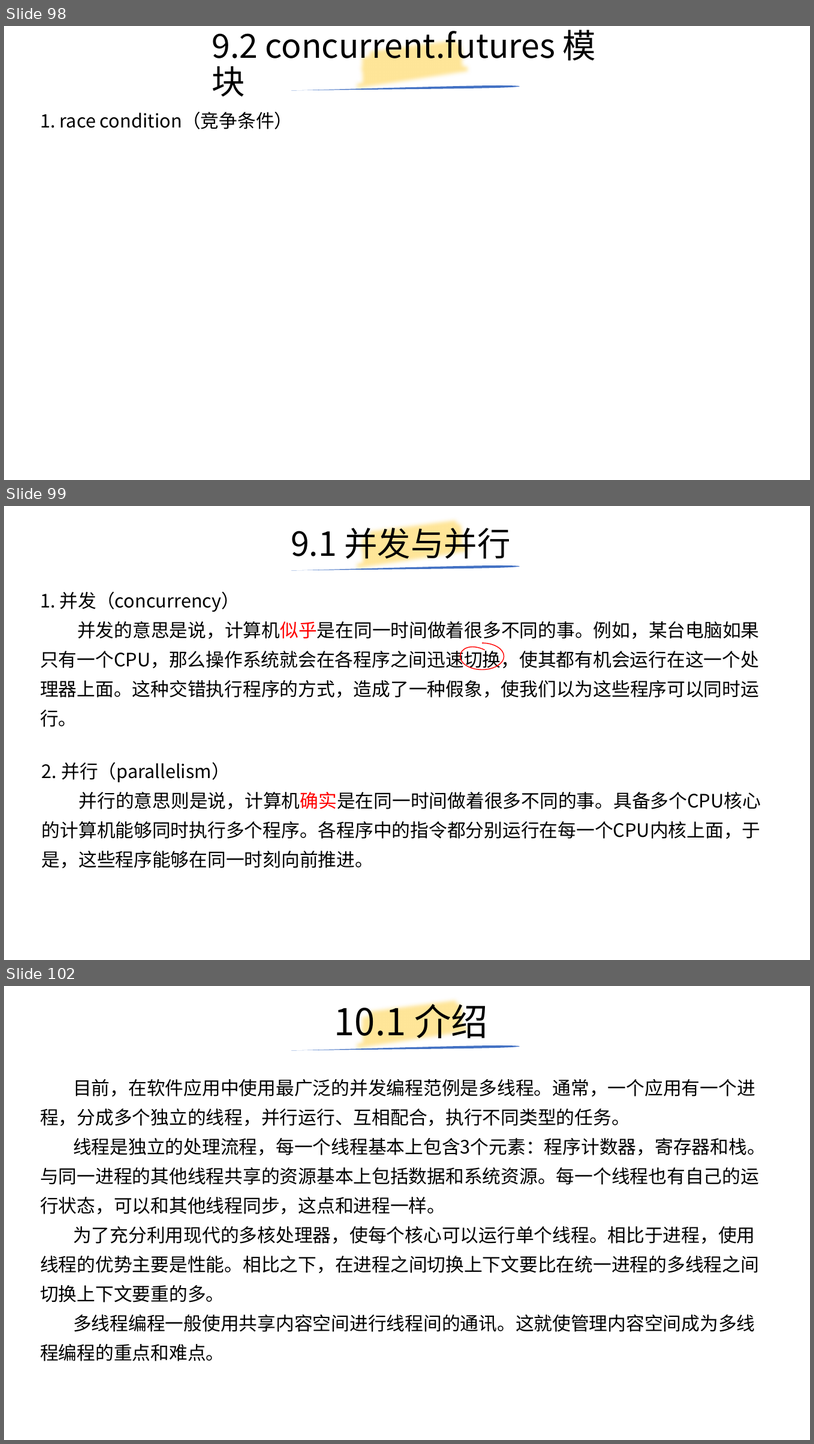
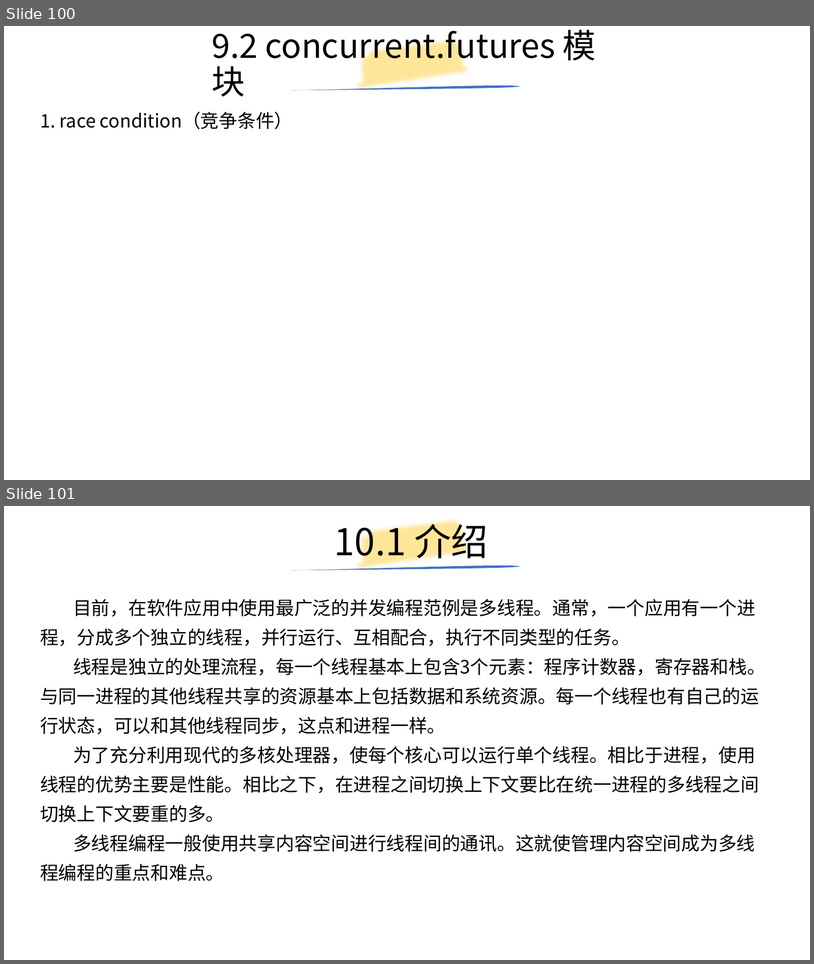
Before and after one commit to yiwenliu/CorePython, a slide deck: PPT/CorePython.pptx. Shown one above the other, each under a label of ours: slides 98, 99 and 102 before the commit, slides 100 and 101 after it; the slides between them are not shown. The pictures are 814x1444 and 814x964 pixels, drawn with LibreOffice and Linux fonts; fonts in the diff are those of the drawing. Boxes give left, top, right and bottom in pixels: in the first picture for what was removed or moved away, otherwise in the second. Text is boxed around its words. In the diff, an @@ line names an element or a change of style, - is before the commit and + after.

```diff
--- a/PPT/CorePython.pptx
+++ b/PPT/CorePython.pptx
@@ slide 99 removed at (x1=4, y1=506, x2=810, y2=960), background #FFFFFF @@
@@ title removed at (x1=291, y1=522, x2=510, y2=564) @@
-9.1 并发与并行
@@ freeform shape removed at (x1=353, y1=506, x2=476, y2=586) @@
@@ freeform shape removed at (x1=291, y1=565, x2=520, y2=570) @@
@@ text removed at (x1=40, y1=591, x2=760, y2=727) @@
-1. 并发（concurrency）
-并发的意思是说，计算机似乎是在同一时间做着很多不同的事。例如，某台电脑如果只有一个CPU，那么操作系统就会在各程序之间迅速切换，使其都有机会运行在这一个处理器上面。这种交错执行程序的方式，造成了一种假象，使我们以为这些程序可以同时运行。
@@ freeform shape removed at (x1=461, y1=643, x2=504, y2=669) @@
@@ text removed at (x1=42, y1=762, x2=761, y2=868) @@
-2. 并行（parallelism）
-并行的意思则是说，计算机确实是在同一时间做着很多不同的事。具备多个CPU核心的计算机能够同时执行多个程序。各程序中的指令都分别运行在每一个CPU内核上面，于是，这些程序能够在同一时刻向前推进。
@@ what was slide 98 is now slide 100 @@
@@ what was slide 102 is now slide 101 @@
```
Also in this commit, not shown: 5 slides changed, 2 slides added, 2 other slides removed, 4 other files.
